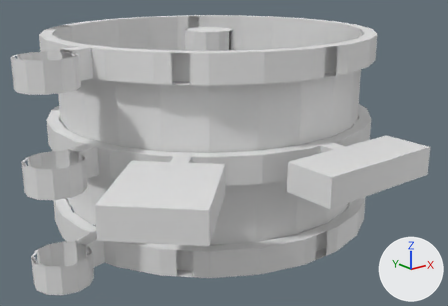
The OBJ model src/assets/mapParts/map.obj, before and after one commit.
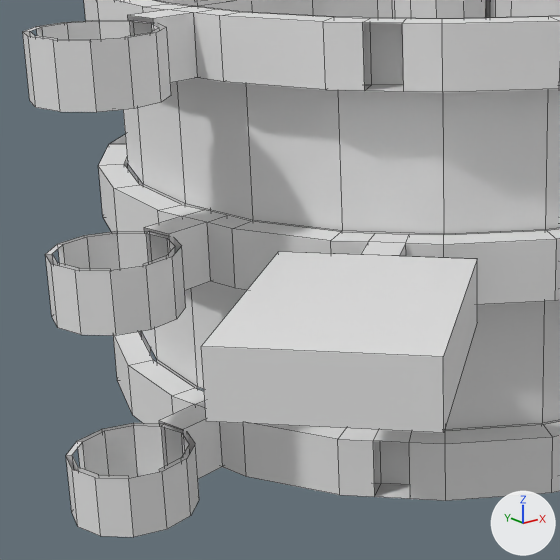
Old and new are each drawn whole from a 50 mm camera at (-187.0, -245.0, 125.0) aimed at (4.0, -6.0, 29.0) and again close up on the part from 0% to 59% of the width and 14% to 100% of the height. Arrows for +X, +Y and +Z are at lower right; the lights stay in place. The close-ups show mesh edges as thin lines. Where no turn or scale is listed for an object, it has been applied to the vertices.

In view in the first close-up: 'Map_Base.003'.
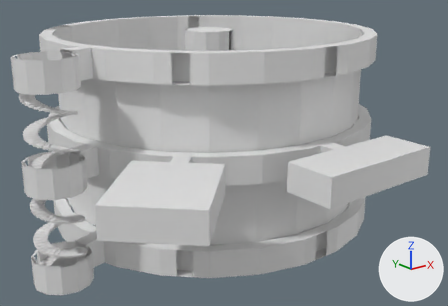
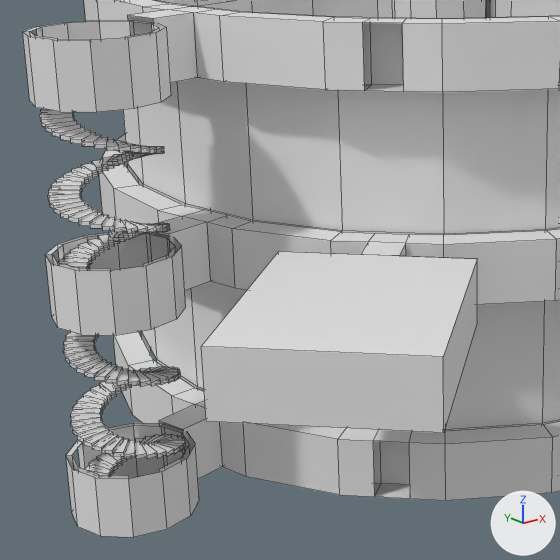
The change, as a diff of the scene's bpy script:
```diff
--- a/src/assets/mapParts/map.obj.py
+++ b/src/assets/mapParts/map.obj.py
@@ me_side_staircase_stair @@
+me_side_staircase_stair.from_pydata(...)  # 1424 vertices, 1068 faces; spans x -106.1..-85.5, y -36.6..-16.0, z -1.4..79.5
@@ ob_side_staircase_stair @@
+ob_side_staircase_stair = bpy.data.objects.new('side-staircase-stair', me_side_staircase_stair)
+ob_side_staircase_stair.location = (0.0, 0.0, 0.0)
```

Where the change shows, as pixel boxes (x1, y1, x2, y2) in the close-ups (560 x 560 px):
'side-staircase-stair', added: after (40, 109, 186, 475)
